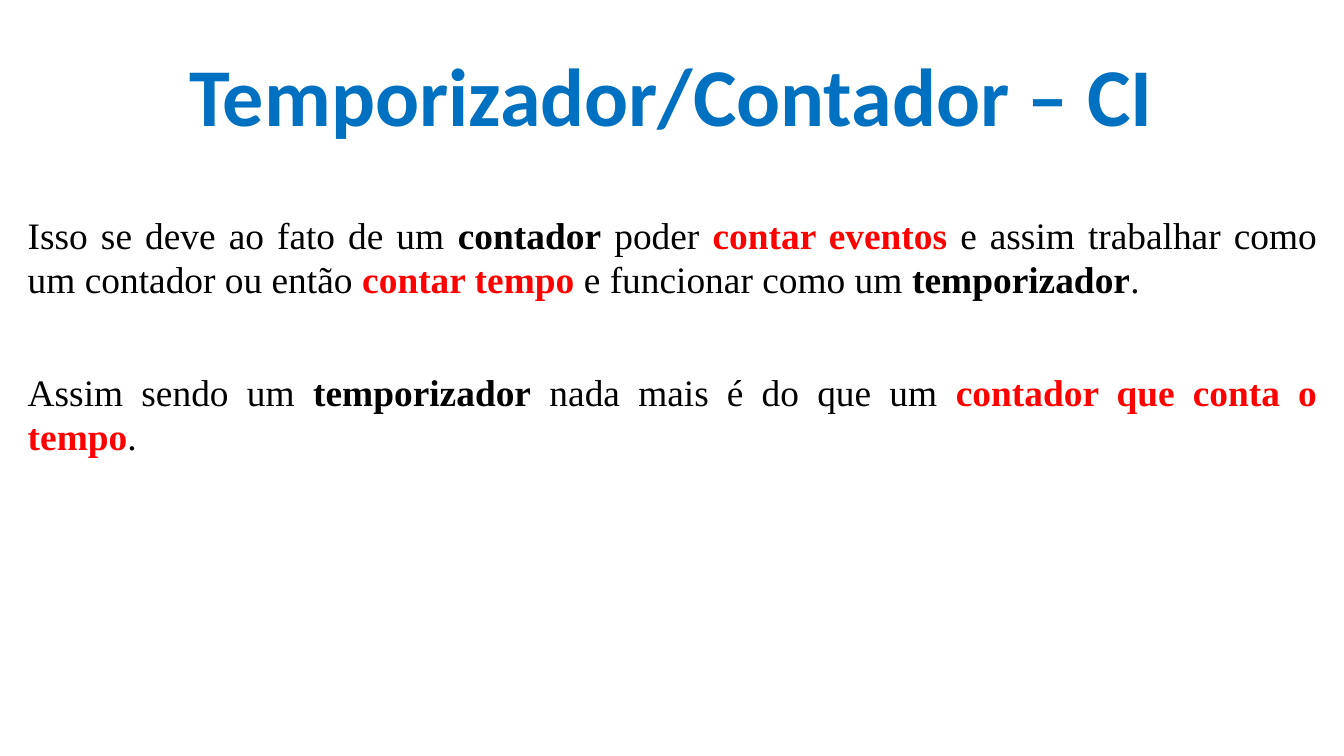
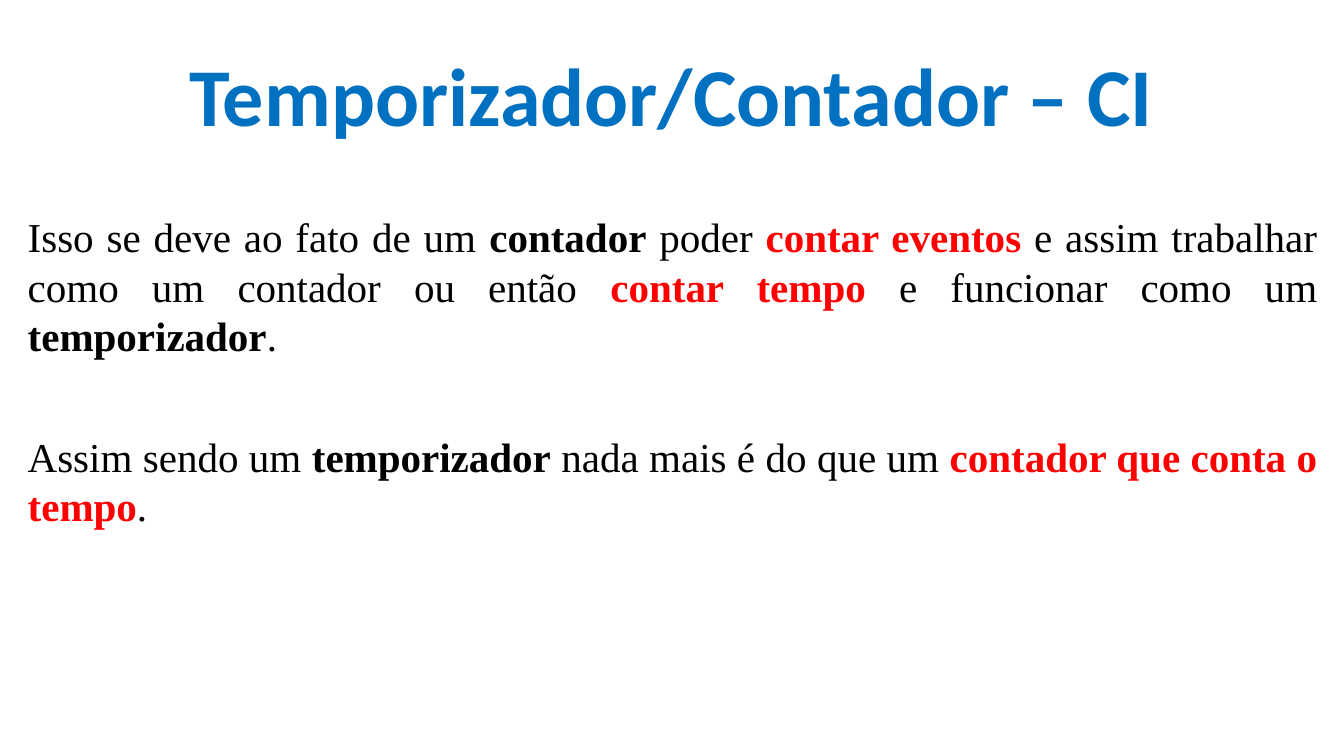
Before and after one commit to CloudEducationBrazil/WydenArea1ProgramacaoMicrocontroladores, a slide deck: slide 6 of 01 Classes/Aula 06 - Programação Microcontroladores - Periféricos Integrados - Temporizadores e PWM.pptx. Drawn at 1344x756 pixels with LibreOffice and Linux fonts; fonts in the diff are those of the drawing; background and template pictures are left out. Boxes give left, top, right and bottom in pixels: in the first picture for what was removed or moved away, otherwise in the second. Text is boxed around its words. In the diff, an @@ line names an element or a change of style, - is before the commit and + after.

```diff
--- a/01 Classes/Aula 06 - Programação Microcontroladores - Periféricos Integrados - Temporizadores e PWM.pptx
+++ b/01 Classes/Aula 06 - Programação Microcontroladores - Periféricos Integrados - Temporizadores e PWM.pptx
@@ text "Isso se deve ao fato ..." at bbox=[28, 223, 1318, 529]: size 20 to 22 pt @@
```
Also in this commit, not shown: 5 other slides changed.
